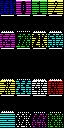
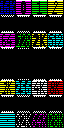
Comparing the layer stacks of the two 64×128 images. Changes:
painted on "foreground" over [1, 15, 62, 113]
